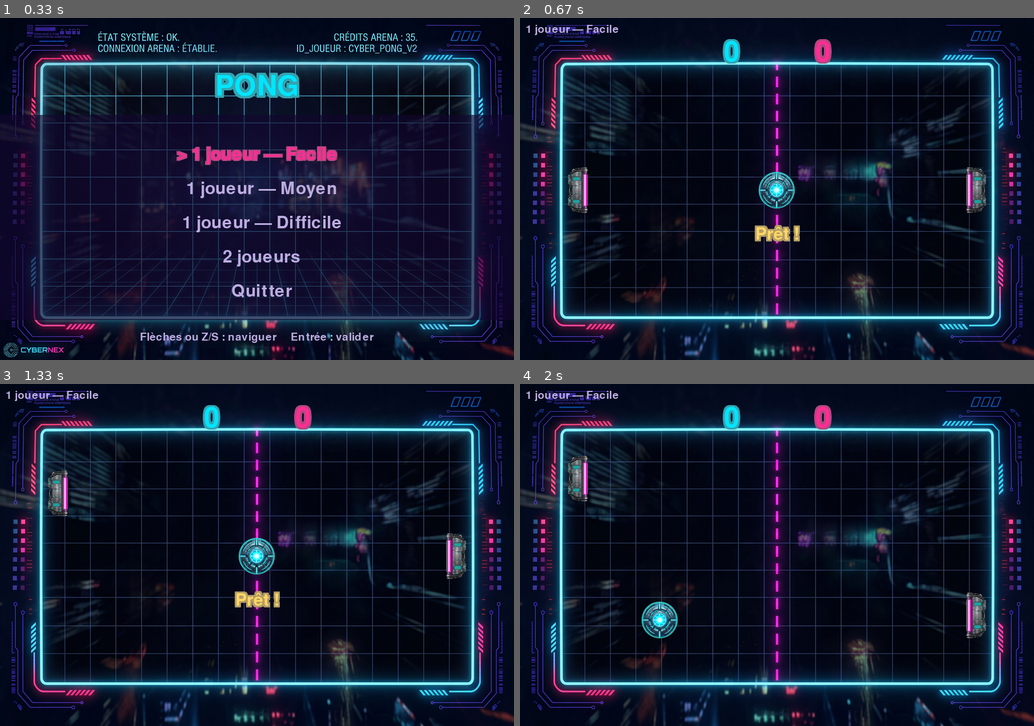
Above: before the commit, frames 1-4 (two rows, left to right).
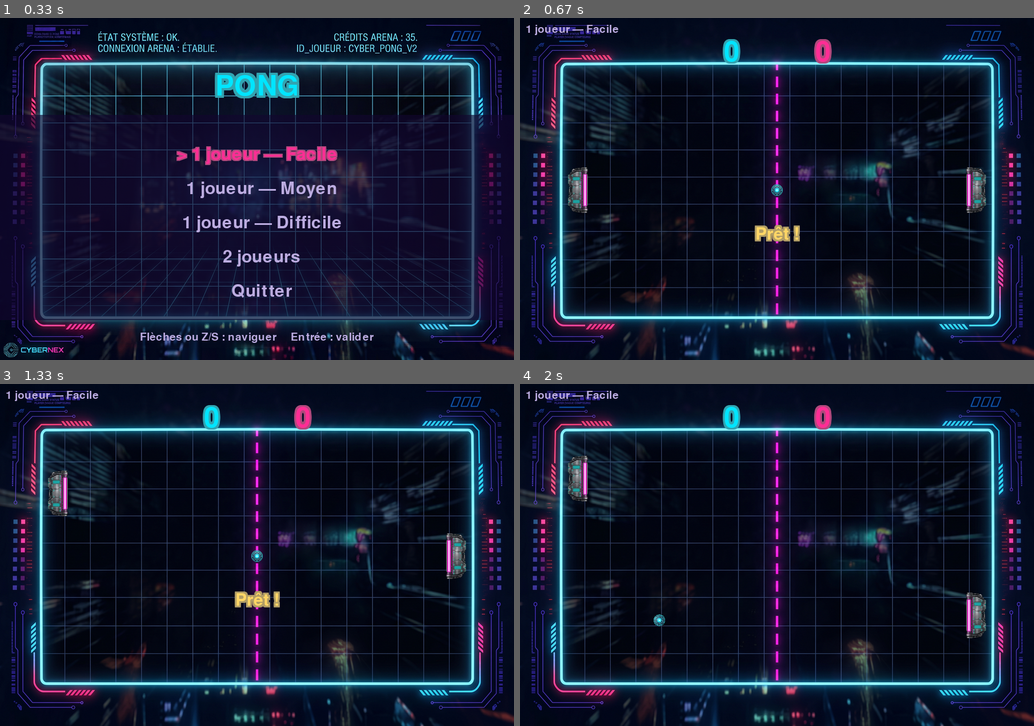
Above: after the commit, the same moments.

Repository: Lamizana/Pong
Game: pygame game, started from main.py
Two runs of this game, one before a commit and one after it. Both use one fixed random seed, a clock stepped at 60 frames per second and the inputs below.
Inputs:
- Up to frame 1 (0.33 s): no input
- Up to frame 2 (0.67 s): tap Enter at 0.33 s
- Up to frame 3 (1.33 s): hold W 0.67-1.13 s; hold S from 1.17 s (still down); tap Z at 1.23 s
- Up to frame 4 (2 s): release S at 1.47 s; hold W 1.5-1.87 s; tap Z at 1.57, 1.97 s; hold S from 1.9 s (still down)

Frame 1 is identical in both runs. In frame 2, 0.6% of the frame differs, in the area x 46-54%, y 45-56%; in frame 3, 0.6%; in frame 4, 0.6%, in the area x 23-31%, y 63-75%.

Commit message:
feat(balle): balle reduite (proportionnelle) + rotation sur elle-meme

Diff:
--- a/pong/scenes/game.py
+++ b/pong/scenes/game.py
@@ -1,5 +1,6 @@
 """Scène de jeu : déroule une partie (1 joueur contre l'IA, ou 2 joueurs)."""
 
+import math
 import random
 
 import pygame
@@ -37,6 +38,7 @@
         self.serve_timer = 1.0
         self.serve_direction = random.choice((-1, 1))
         self.ball.reset(direction=self.serve_direction)
+        self.ball_angle = 0.0   # rotation visuelle de la balle (degrés)
 
     # --- Événements ---
 
@@ -59,6 +61,12 @@
             return
 
         self._advance_ball(dt)
+        self._spin_ball(dt)
+
+    def _spin_ball(self, dt):
+        """Fait rouler la balle sur elle-même, proportionnellement à sa vitesse."""
+        spin = math.degrees(self.ball.vx / max(1.0, self.ball.radius))
+        self.ball_angle = (self.ball_angle + spin * dt * settings.BALL_SPIN_FACTOR) % 360
 
     def _advance_ball(self, dt):
         # On découpe le pas de temps : la balle ne doit jamais avancer de plus que
@@ -183,9 +191,11 @@
                              self.right_paddle.center_y - right.get_height() // 2))
 
     def _draw_ball(self, surface):
-        ball = self.app.assets.ball
-        surface.blit(ball, (self.ball.x - ball.get_width() / 2,
-                            self.ball.y - ball.get_height() / 2))
+        sprite = self.app.assets.ball
+        if self.ball_angle:
+            sprite = pygame.transform.rotate(sprite, self.ball_angle)
+        surface.blit(sprite, (self.ball.x - sprite.get_width() / 2,
+                              self.ball.y - sprite.get_height() / 2))
 
     def _draw_scores(self, surface):
         center_x = settings.WINDOW_WIDTH // 2
--- a/pong/settings.py
+++ b/pong/settings.py
@@ -42,6 +42,7 @@
 BALL_SPEEDUP = 22           # gain de vitesse à chaque échange
 BALL_MAX_SPEED = 820
 MAX_BOUNCE_ANGLE = 60       # angle maximal de rebond, en degrés
+BALL_SPIN_FACTOR = 0.2      # vitesse de rotation visuelle de la balle (réglable)
 
 # --- Score ---
 POINTS_TO_WIN = 7
--- a/scripts/prepare_assets.py
+++ b/scripts/prepare_assets.py
@@ -130,7 +130,7 @@
     build_background("fond_accueil.jpeg", OUT / "menu.png")
     build_sprite("raquette_gauche.jpeg", OUT / "paddle_left.png", height=80)
     build_sprite("raquette_droite.jpeg", OUT / "paddle_right.png", height=80)
-    build_sprite("balle.jpeg", OUT / "ball.png", max_size=64)
+    build_sprite("balle.jpeg", OUT / "ball.png", max_size=20)
 
     for name in ("background", "menu", "paddle_left", "paddle_right", "ball"):
         path = OUT / f"{name}.png"
--- a/tests/test_assets.py
+++ b/tests/test_assets.py
@@ -15,7 +15,7 @@
     # Le sprite de raquette épouse la hauteur de la zone de frappe.
     assert store.paddle_left.get_height() == settings.PADDLE_HEIGHT
     assert store.paddle_right.get_height() == settings.PADDLE_HEIGHT
-    assert max(store.ball.get_size()) <= 64
+    assert max(store.ball.get_size()) <= 24
 
 
 def test_sprites_have_transparent_corners():
--- a/tests/test_game_scene.py
+++ b/tests/test_game_scene.py
@@ -94,6 +94,21 @@
     pygame.quit()
 
 
+def test_ball_spins_while_moving():
+    """La balle tourne sur elle-même quand elle se déplace."""
+    app = App(sound_enabled=False)
+    game = GameScene(app, mode="2p")
+    game.serve_timer = 0.0
+    game.ball.vx = 300.0
+    before = game.ball_angle
+
+    game.update(0.1)
+
+    assert game.ball_angle != before
+    game.draw(app.screen)  # le sprite pivoté se dessine sans erreur
+    pygame.quit()
+
+
 def test_ball_bounces_when_touching_paddle_corner():
     """Régression : le carré englobant de la balle rate le coin supérieur
     (bord tangent), alors que son cercle touche la raquette. La balle doit
Binary file changed: pong/assets/ball.png
